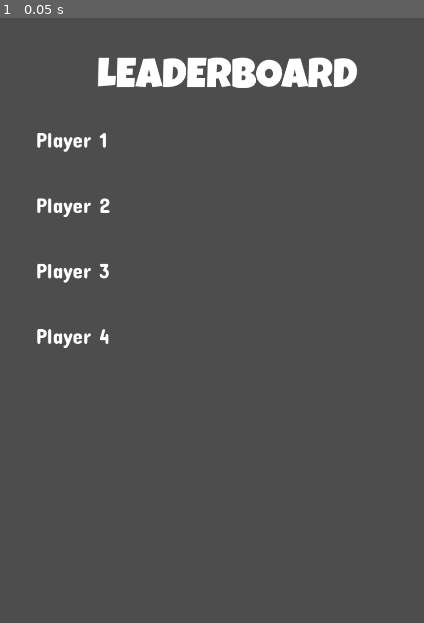
Above: before the commit, frame 1.
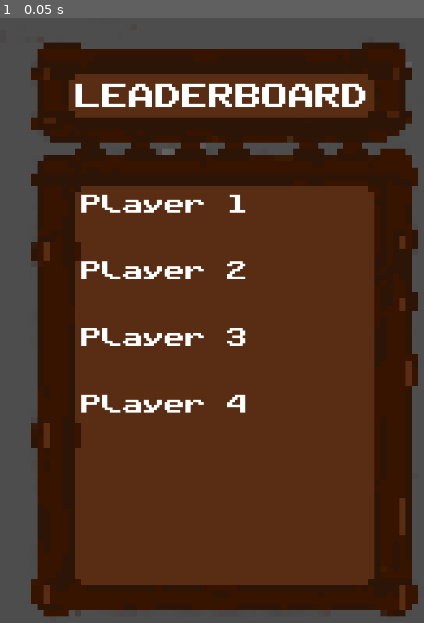
Above: after the commit, the same moment.

Repository: Koloss0/Out-Of-The-Gutter
Game: Godot game, scene res://Scenes/LeaderBoard/leader_board.tscn
Two runs of this game, one before a commit and one after it. Both use one fixed random seed, a clock stepped at 60 frames per second and the inputs below. This scene is started directly instead of the project's main scene.
Inputs:
- Up to frame 1 (0.05 s): no input

The runs differ from the first frame. In frame 1, 81% of the frame differs, in the area x 7-99%, y 3-100%.

Commit message:
reworked leaderboard

Diff:
--- a/Scenes/LeaderBoard/leader_board.tscn
+++ b/Scenes/LeaderBoard/leader_board.tscn
@@ -1,8 +1,8 @@
 [gd_scene load_steps=6 format=3 uid="uid://cwtn7efq8he32"]
 
 [ext_resource type="Script" path="res://Scenes/LeaderBoard/leader_board.gd" id="1_32flm"]
-[ext_resource type="FontFile" uid="uid://dgpecf0hl0qgp" path="res://fonts/LuckiestGuy-Regular.ttf" id="1_rlhfu"]
-[ext_resource type="FontFile" uid="uid://dyem6l6kp1pob" path="res://fonts/ConcertOne-Regular.ttf" id="2_45r73"]
+[ext_resource type="Theme" uid="uid://b8amwfp2xjd5v" path="res://Themes/ui.tres" id="1_n5nxa"]
+[ext_resource type="Texture2D" uid="uid://bslspu1mx13xh" path="res://Art/laederboard_sprite.png" id="2_5o8re"]
 
 [sub_resource type="Animation" id="Animation_kkkgc"]
 resource_name = "new_animation"
@@ -27,67 +27,70 @@
 [node name="LeaderBoard" type="Control"]
 layout_mode = 3
 anchors_preset = 0
+theme = ExtResource("1_n5nxa")
 script = ExtResource("1_32flm")
 
-[node name="MarginContainer" type="MarginContainer" parent="."]
-layout_mode = 0
-offset_left = 86.0
-offset_top = 442.0
-offset_right = 1004.0
-offset_bottom = 1596.0
+[node name="LaederboardSprite" type="Sprite2D" parent="."]
+texture_filter = 1
+position = Vector2(539, 957.5)
+scale = Vector2(14.9722, 14.9609)
+texture = ExtResource("2_5o8re")
 
-[node name="VBoxContainer" type="VBoxContainer" parent="MarginContainer"]
+[node name="Label" type="Label" parent="."]
+layout_mode = 1
+anchors_preset = -1
+offset_left = 155.0
+offset_top = 286.0
+offset_right = 911.0
+offset_bottom = 439.0
+theme_override_font_sizes/font_size = 64
+text = "LEADERBOARD"
+horizontal_alignment = 1
+vertical_alignment = 1
+uppercase = true
+metadata/_edit_use_anchors_ = true
+
+[node name="VBoxContainer" type="VBoxContainer" parent="."]
+layout_mode = 1
+anchors_preset = -1
+offset_left = 195.0
+offset_top = 597.0
+offset_right = 889.0
+offset_bottom = 1536.0
+metadata/_edit_use_anchors_ = true
+
+[node name="Player1" type="Label" parent="VBoxContainer"]
 layout_mode = 2
-
-[node name="Player1" type="Label" parent="MarginContainer/VBoxContainer"]
-layout_mode = 2
-theme_override_fonts/font = ExtResource("2_45r73")
 theme_override_font_sizes/font_size = 50
 text = "Player 1
 
 
 "
 
-[node name="Player2" type="Label" parent="MarginContainer/VBoxContainer"]
+[node name="Player2" type="Label" parent="VBoxContainer"]
 layout_mode = 2
-theme_override_fonts/font = ExtResource("2_45r73")
 theme_override_font_sizes/font_size = 50
 text = "Player 2
 
 
 "
 
-[node name="Player3" type="Label" parent="MarginContainer/VBoxContainer"]
+[node name="Player3" type="Label" parent="VBoxContainer"]
 layout_mode = 2
-theme_override_fonts/font = ExtResource("2_45r73")
 theme_override_font_sizes/font_size = 50
 text = "Player 3
 
 
 "
 
-[node name="Player4" type="Label" parent="MarginContainer/VBoxContainer"]
+[node name="Player4" type="Label" parent="VBoxContainer"]
 layout_mode = 2
-theme_override_fonts/font = ExtResource("2_45r73")
 theme_override_font_sizes/font_size = 50
 text = "Player 4
 
 
 "
 
-[node name="Label" type="Label" parent="."]
-layout_mode = 0
-offset_left = 86.0
-offset_top = 273.0
-offset_right = 1004.0
-offset_bottom = 380.0
-theme_override_fonts/font = ExtResource("1_rlhfu")
-theme_override_font_sizes/font_size = 100
-text = "LEADERBOARD"
-horizontal_alignment = 1
-vertical_alignment = 1
-uppercase = true
-
 [node name="AnimationPlayer" type="AnimationPlayer" parent="."]
 libraries = {
 "": SubResource("AnimationLibrary_05j2q")
Binary file added: Art/laederboard_sprite.png
Not shown, added: Art/laederboard_sprite.png.import
